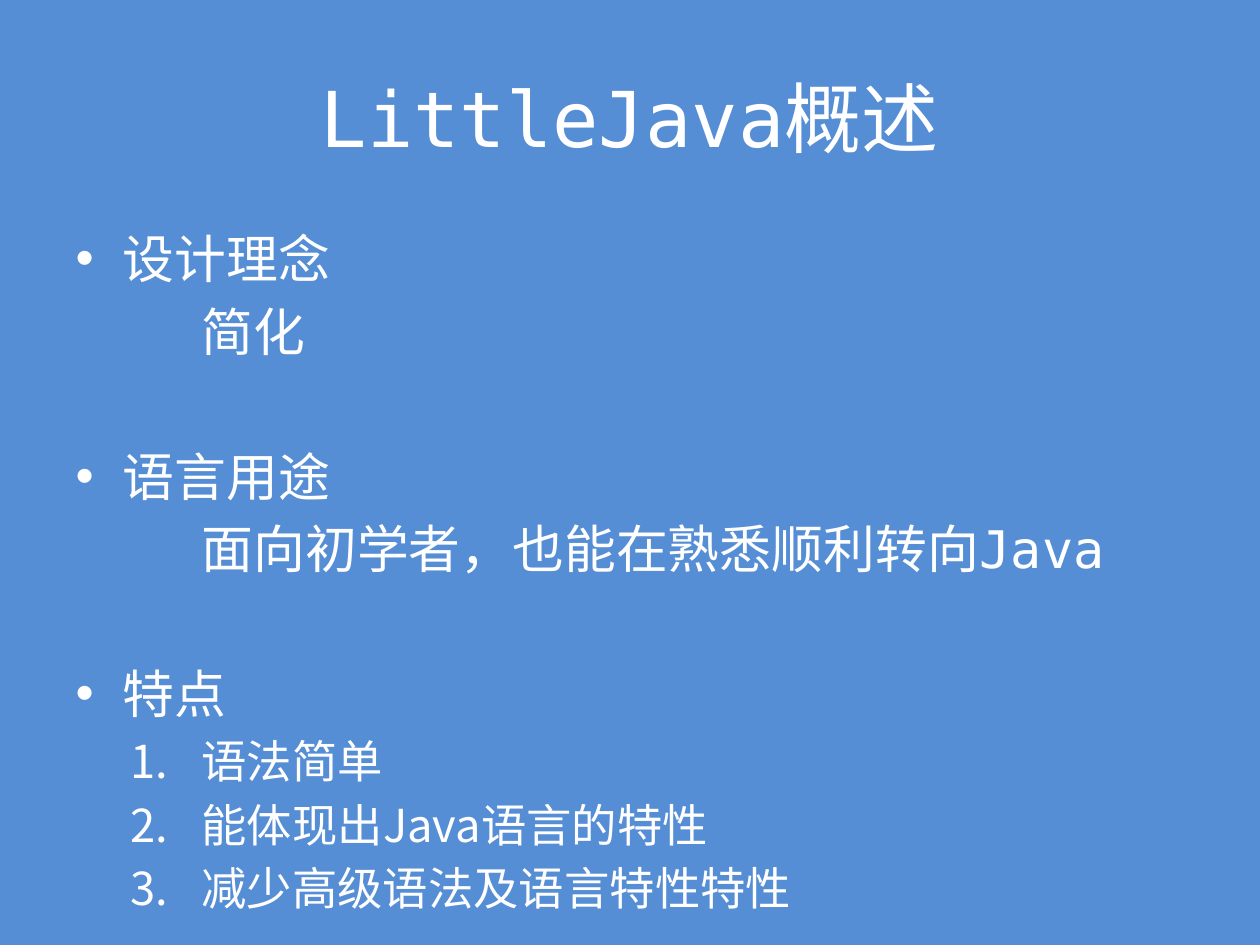
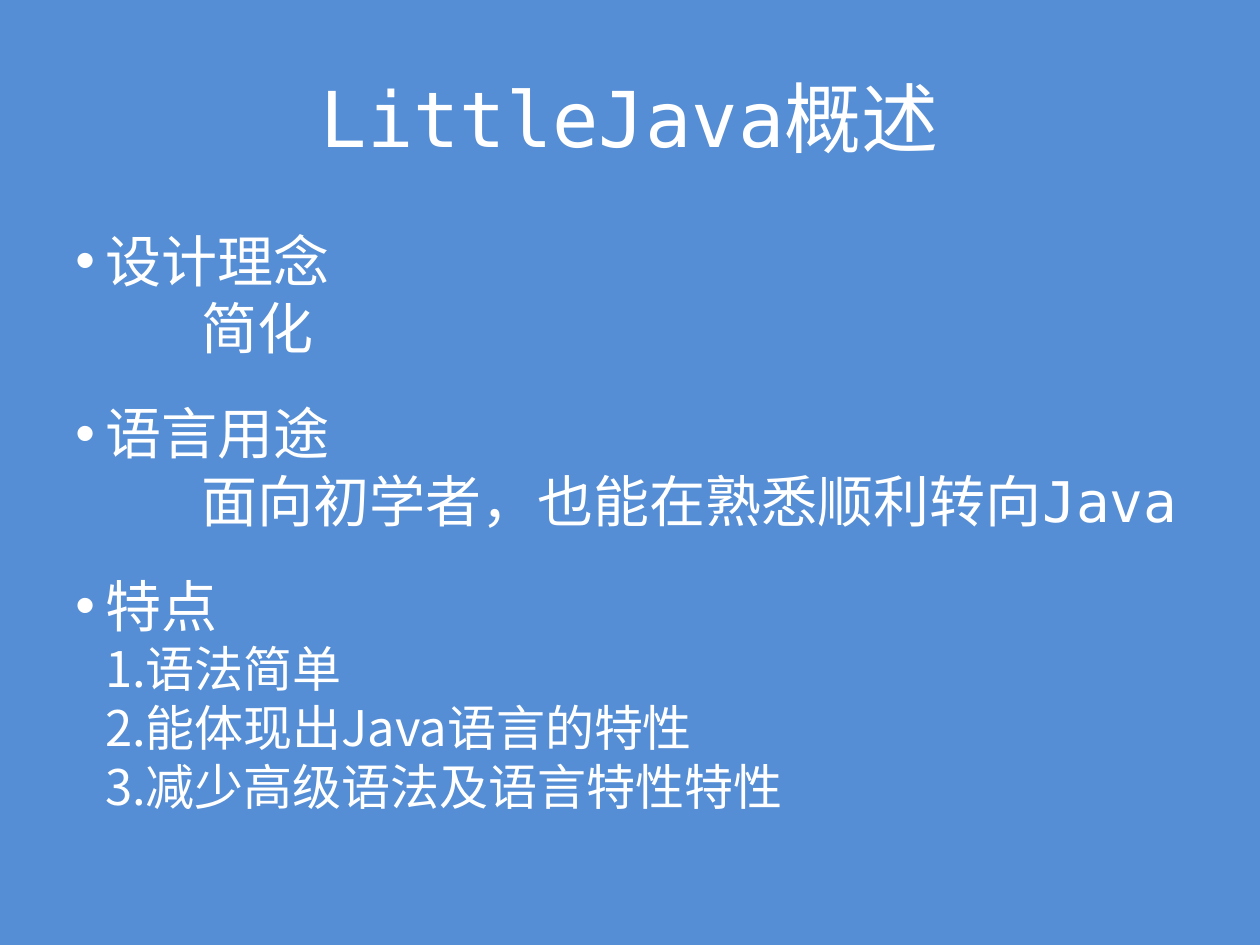
Before and after one commit to lilolelalu/jacc, a slide deck: slide 2 of submit/LittleJava语言简介.pptx. Drawn at 1260x945 pixels with LibreOffice and Linux fonts; fonts in the diff are those of the drawing. Boxes give left, top, right and bottom in pixels: in the first picture for what was removed or moved away, otherwise in the second. Text is boxed around its words. In the diff, an @@ line names an element or a change of style, - is before the commit and + after.

```diff
--- a/submit/LittleJava语言简介.pptx
+++ b/submit/LittleJava语言简介.pptx
@@ text "设计理念" at bbox=[105, 234, 1177, 809]: size 29.6 to 32 pt in "设计理念", "简化", "语言用途", "面向初学者，也能在熟悉顺利转向Java" and 1 more places; size 25.9 to 28 pt in "语法简单", "能体现出Java语言的特性", "减少高级语法及语言特性特性"; indent changed; less space between paragraphs @@
```
Also in this commit, not shown: 4 other slides changed.
